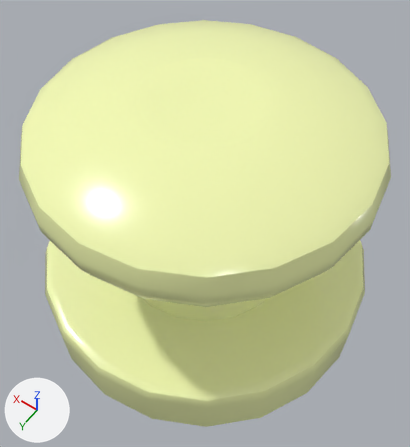
Renders of the FBX model Assets/3D Assets/Final Deliverable/Button_V1.fbx from each side of a commit.
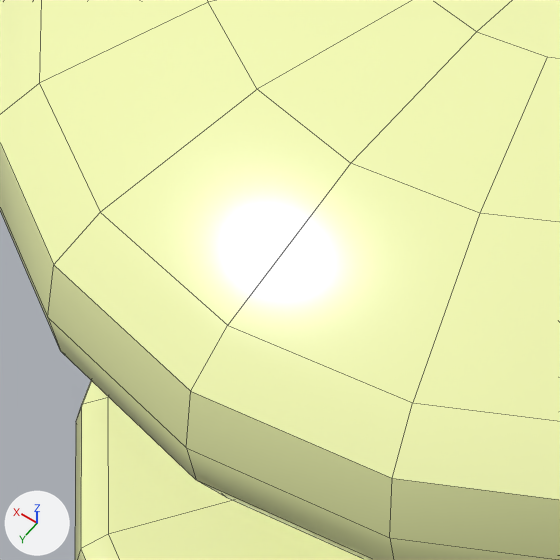
Old and new are each drawn whole from a camera (50 mm lens) standing at (-0.142, 0.199, 0.292) and looking at (-0.006, 0.008, -0.008) and again close up on the part from 6% to 45% of the width and 29% to 65% of the height. The lights are fixed; the arrows at lower left show +X, +Y and +Z. The close-ups show mesh edges as thin lines. Where no turn or scale is listed for an object, it has been applied to the vertices.

Names of what the first close-up shows: 'button1_base', 'button1_top'.
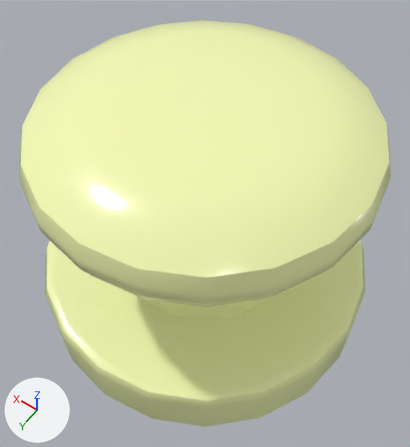
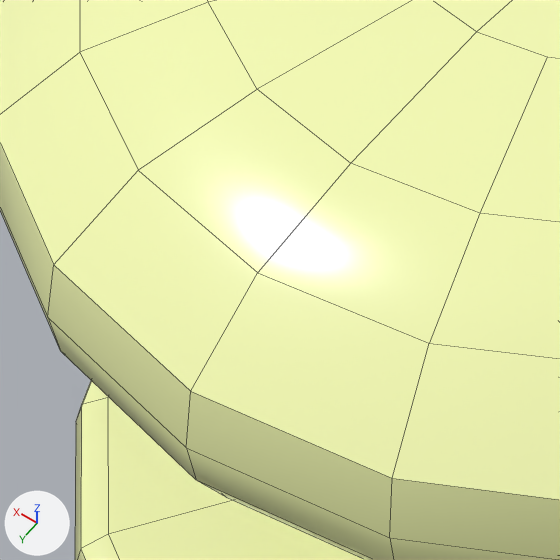
The newer file is also turned or shifted as a whole; pictures and numbers use the older file's frame.

Diff of the bpy script that builds the scene:
```diff
--- a/Assets/3D Assets/Final Deliverable/Button_V1.fbx.py
+++ b/Assets/3D Assets/Final Deliverable/Button_V1.fbx.py
@@ me_mesh @@
 me_mesh.from_pydata(...)  # 241 vertices, 230 faces; spans x -0.107..0.107, y -0.107..0.107, z -0.149..0.0
 # used by ob_button1_top; location = (0.0, 0.0, 0.0885)
+# me_mesh part 1: all 20 vertices in x -0.095..0.095, y -0.095..0.095, z -0.012 are scaled about their middle by (0.925, 0.925, 1.06), then moved by (0.0, 0.0, 0.004)
 me_mesh.materials.append(mat_interactive_mat)
```

Where the change shows, as pixel boxes [x1, y1, x2, y2] in the close-ups (560 x 560 px; the box of a moved part takes in the faces that stretch with it):
part 1 of me_mesh, moved or reshaped: [9, 0, 560, 425] in both
